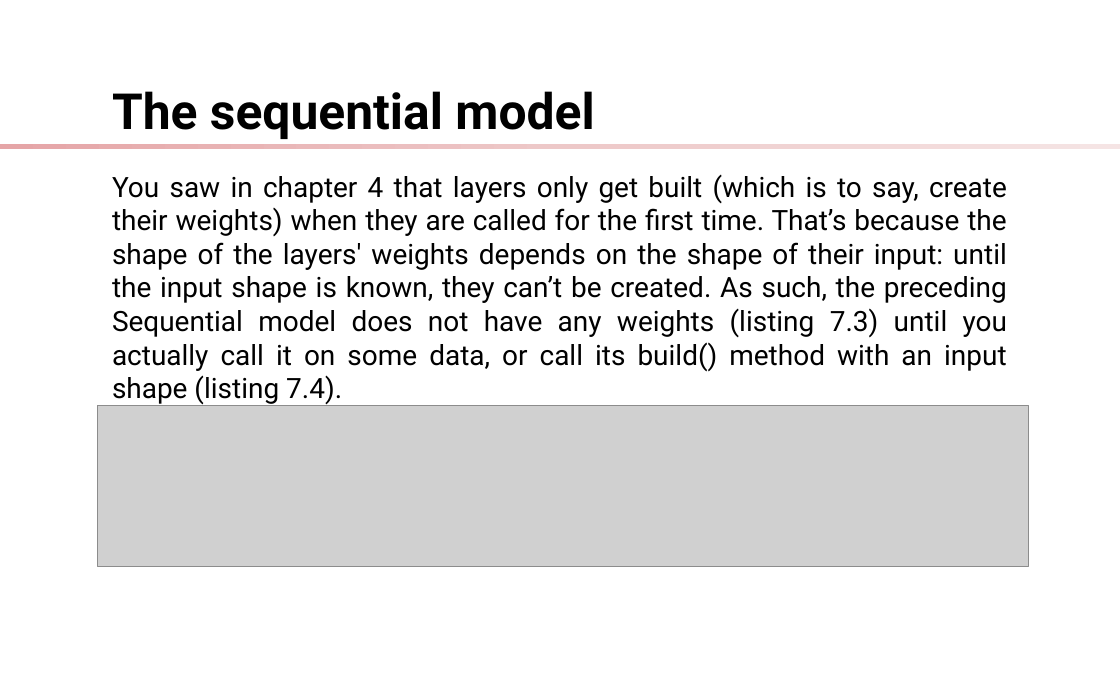
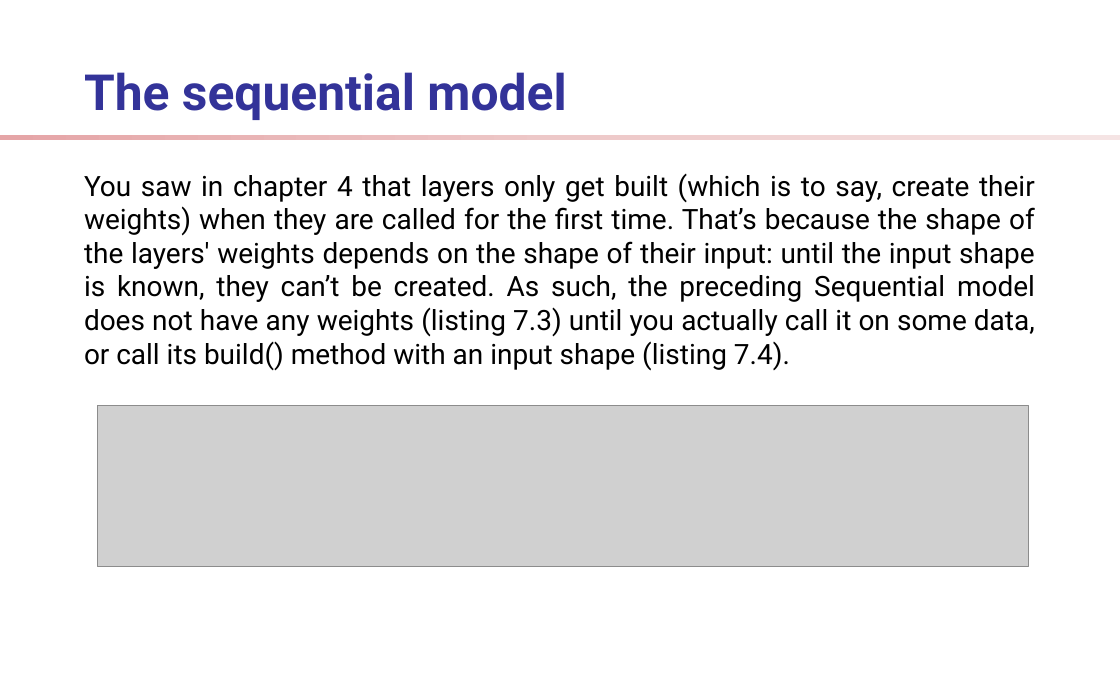
Before and after one commit to ShelpAm/learn-deep-learning, a slide deck: slide 9 of docs/presentation.odp. Drawn at 1120x700 pixels with LibreOffice and Linux fonts; fonts in the diff are those of the drawing; grey boxes stand for pictures; background and template pictures are left out. Boxes give left, top, right and bottom in pixels: in the first picture for what was removed or moved away, otherwise in the second. Text is boxed around its words. In the diff, an @@ line names an element or a change of style, - is before the commit and + after.

Commit message:
feat: chapter 7, partial

```diff
--- a/docs/presentation.odp
+++ b/docs/presentation.odp
@@ title "The sequential model": place and size @@
-title "The sequential model" at (112,91,594,139)
+title "The sequential model" at (84,72,566,120)
@@ title "The sequential model" at (84,72,566,120): text colour #000000 to #333399 @@
@@ rectangle: place and size @@
-rectangle at (0,144,1120,149)
+rectangle at (0,136,1120,140)
@@ text "You saw in chapter 4 ..." rewrapped from (112,175,1007,405) to (84,174,1035,371) @@
```
Also in this commit, not shown: 19 other slides changed, 6 slides added, 5 other files.
